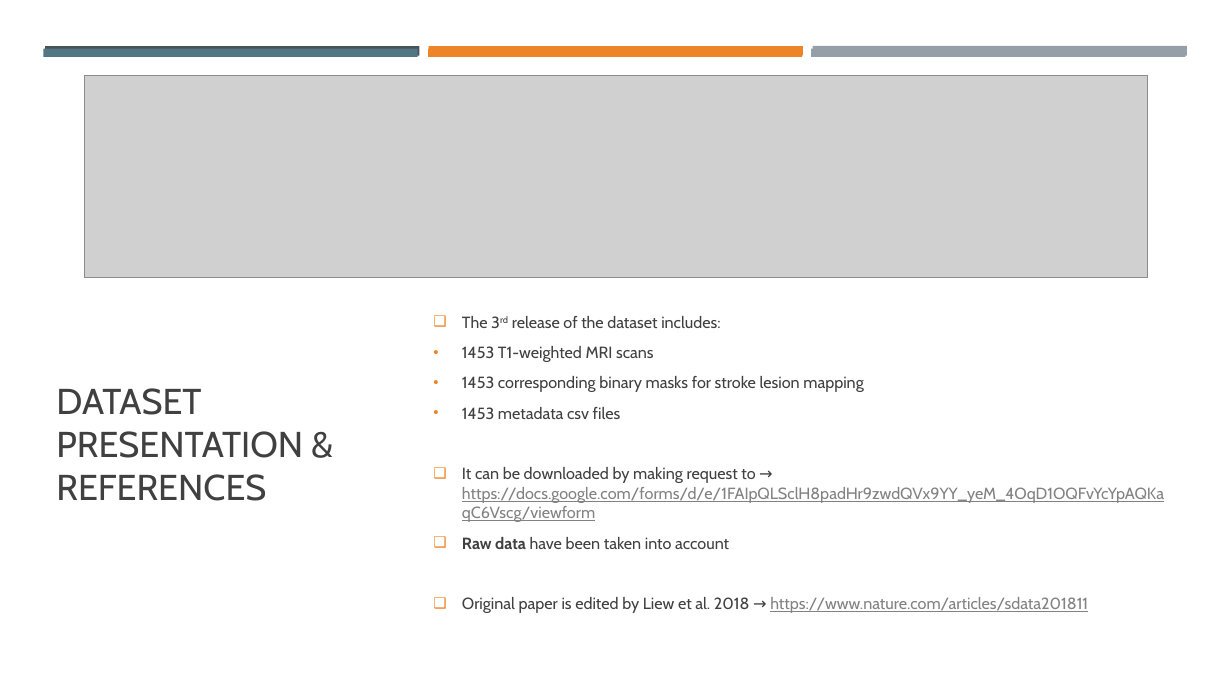
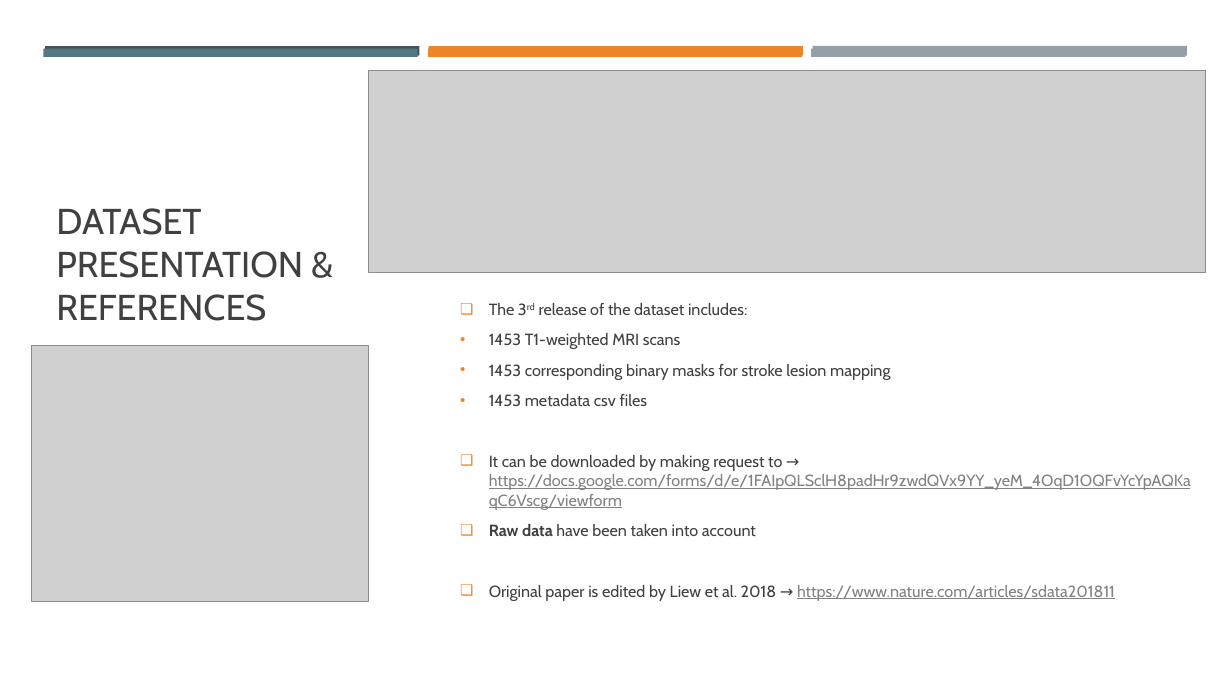
Before and after one commit to mkdib1/med_lab, a slide deck: slide 3 of dslab_presentation.pptx. Drawn at 1232x693 pixels with LibreOffice and Linux fonts; fonts in the diff are those of the drawing; grey boxes stand for pictures. Boxes give left, top, right and bottom in pixels: in the first picture for what was removed or moved away, otherwise in the second. Text is boxed around its words. In the diff, an @@ line names an element or a change of style, - is before the commit and + after.

```diff
--- a/dslab_presentation.pptx
+++ b/dslab_presentation.pptx
@@ picture: place and size @@
-picture at <box>85,76,1148,278</box>
+picture at <box>369,70,1206,273</box>
@@ title "DATASET PRESENTATION & REFERENCES": place and size @@
-title "DATASET PRESENTATION & REFERENCES" at <box>56,388,303,501</box>
+title "DATASET PRESENTATION & REFERENCES" at <box>56,208,303,321</box>
@@ text "The 3rd release of the ...": place and size @@
-text "The 3rd release of the ..." at <box>462,316,1164,613</box>
+text "The 3rd release of the ..." at <box>489,303,1191,601</box>
@@ picture added at <box>31,346,369,602</box> @@
```
Also in this commit, not shown: 4 other slides changed, 5 slides added, 3 slides removed, 4 other files.
